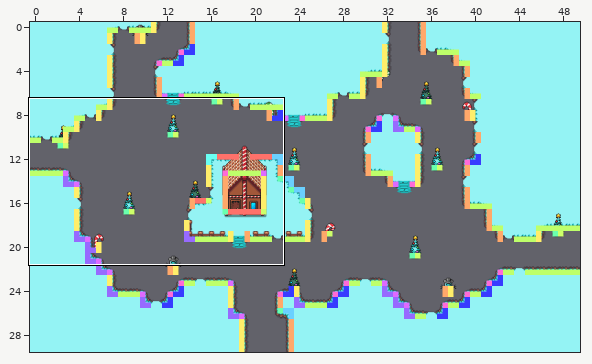
Tiled map: GameSample_Contest/resources/Tiled_Project/test_map.tmx. The first picture is a wide view before the edit; the outline marks the close-up.
Close-up. Old version:
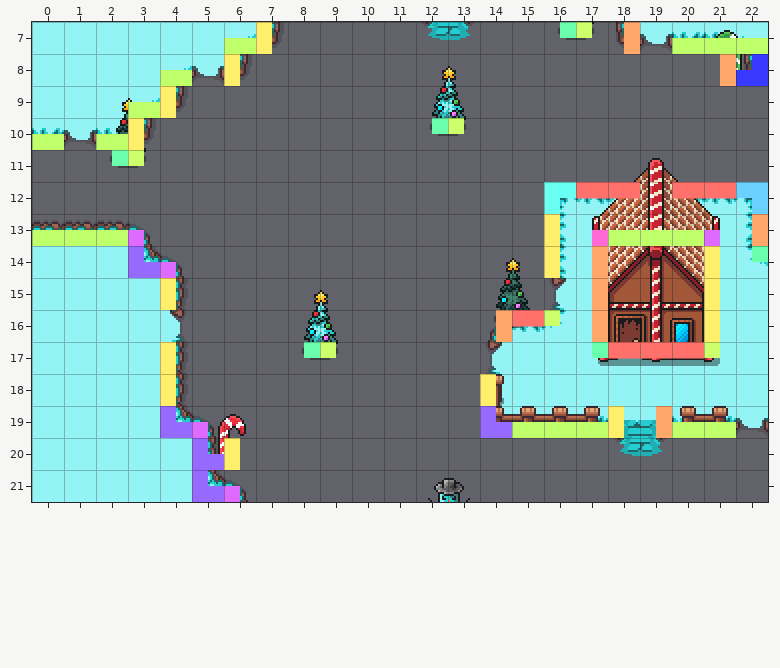
Cells are 64x64 px. Shown: x 0..22, y 7..21. The commit also changed other parts of the map, which this record leaves out.
The result:
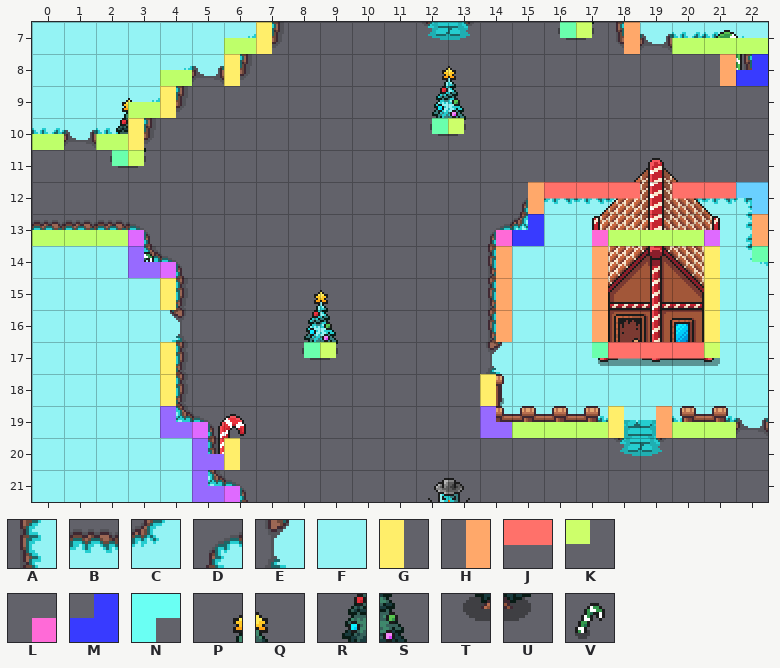
Key: from "Christmass_Grass": A 13, B 20, C 21, D 27, E 31, F 37; from "Collision_full": G 0, H 1, J 2, K 4, L 7, M 9, N 10; from "Deco_New": P 6, Q 7, R 18, S 19, T 30, U 31, V 57.
_ is an empty cell.
Change:
Layer "fg":
Tile A replaces tile D in row 16 at x 14.
Tile A is added in rows 14 to 15 at x 14.
Tile B replaces tile D in row 12 at x 16.
Tile C is added in row 13 at x 15.
Tile D is added in row 12 at x 15; in row 13 at x 14.
Tile F replaces tile A in rows 13 to 14 at x 16.
Tile F replaces tile B in row 16 at x 15.
Tile F replaces tile C in row 16 at x 16.
Tile F replaces tile E in row 15 at x 16.
Tile F is added in rows 14 to 15 at x 15.
Layer "deco":
Tile V is added in row 14 at x 3.
Tile P is removed in row 14 at x 14.
Tile Q is removed in row 14 at x 15.
Tile R is removed in row 15 at x 14.
Tile S is removed in row 15 at x 15.
Tile T is removed in row 16 at x 14.
Tile U is removed in row 16 at x 15.
Layer "collisions":
Tile H is added in row 12 at x 15; in rows 14 to 15 at x 14.
Tile J replaces tile N in row 12 at x 16.
Tile L is added in row 13 at x 14.
Tile M is added in row 13 at x 15.
Tile G is removed in rows 13 to 14 at x 16.
Tile J is removed in row 16 at x 15.
Tile K is removed in row 16 at x 16.
Where, in picture pixels (left, top, right, bottom), the same in both close-ups:
changed: (488, 182, 576, 342)
added: (144, 252, 154, 262)
